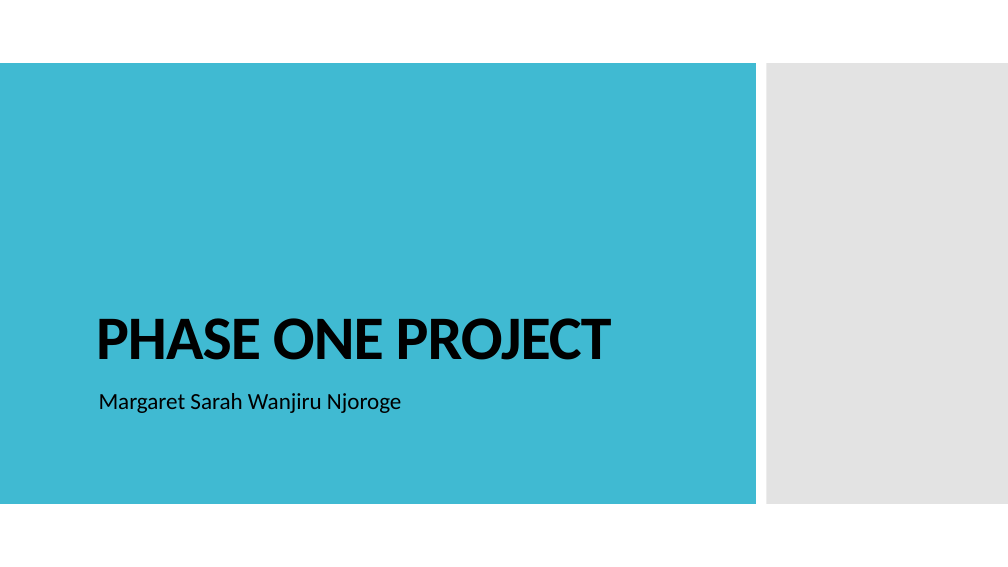
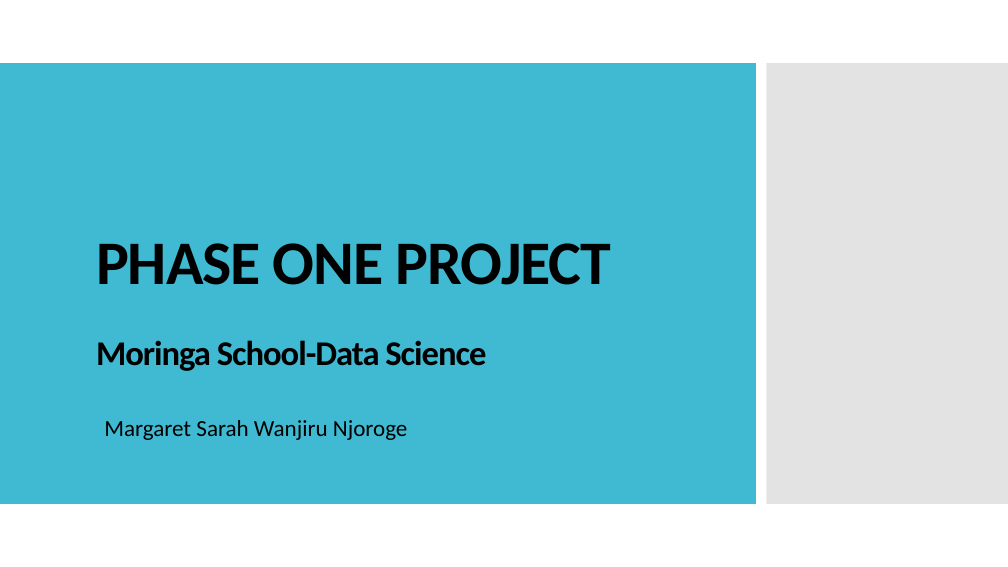
Before and after one commit to SarahNjoroge/Aviation_Accident_project, a slide deck: slide 1 of PHASE ONE PROJECT PRESENTATION.pptx. Drawn at 1008x567 pixels with LibreOffice and Linux fonts; fonts in the diff are those of the drawing. Boxes give left, top, right and bottom in pixels: in the first picture for what was removed or moved away, otherwise in the second. Text is boxed around its words. In the diff, an @@ line names an element or a change of style, - is before the commit and + after.

```diff
--- a/PHASE ONE PROJECT PRESENTATION.pptx
+++ b/PHASE ONE PROJECT PRESENTATION.pptx
@@ title at (x1=96, y1=243, x2=612, y2=371): text changed; size 59 to 33 pt @@
-PHASE ONE PROJECT
+PHASE ONE PROJECT
+Moringa School-Data Science
@@ subtitle "Margaret Sarah Wanjiru Njoroge" moved from (x1=99, y1=393, x2=401, y2=413) to (x1=104, y1=420, x2=407, y2=440) @@
```
Also in this commit, not shown: 2 other slides changed, 3 other files.
